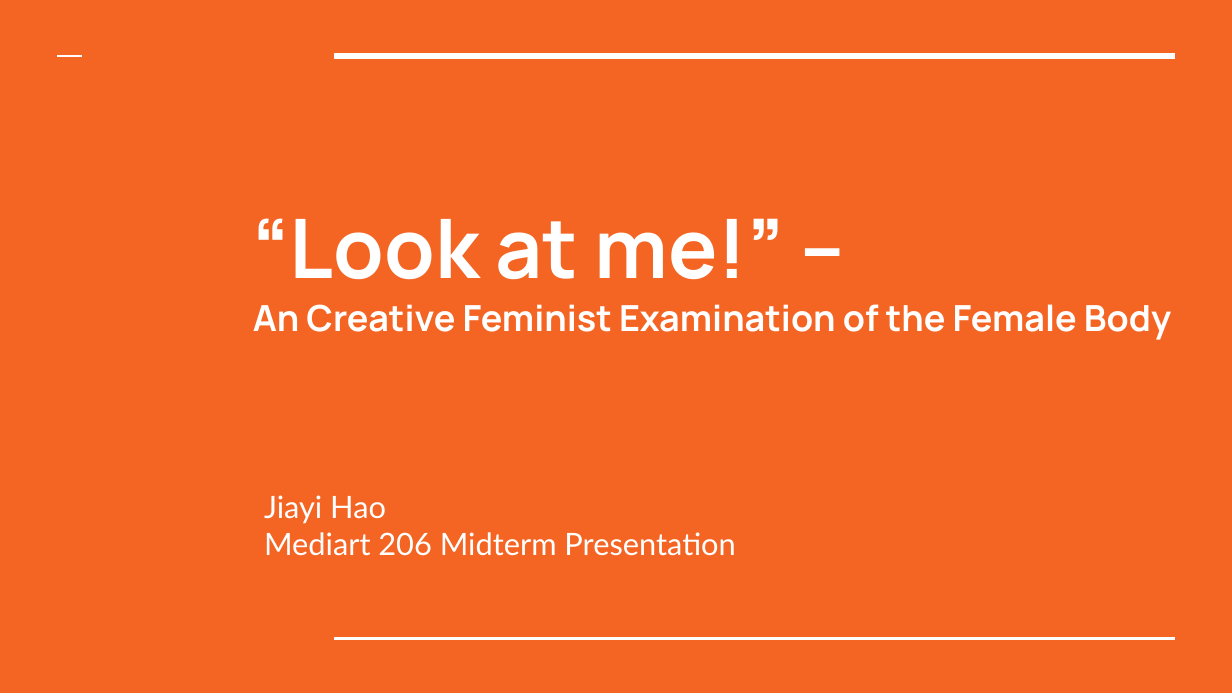
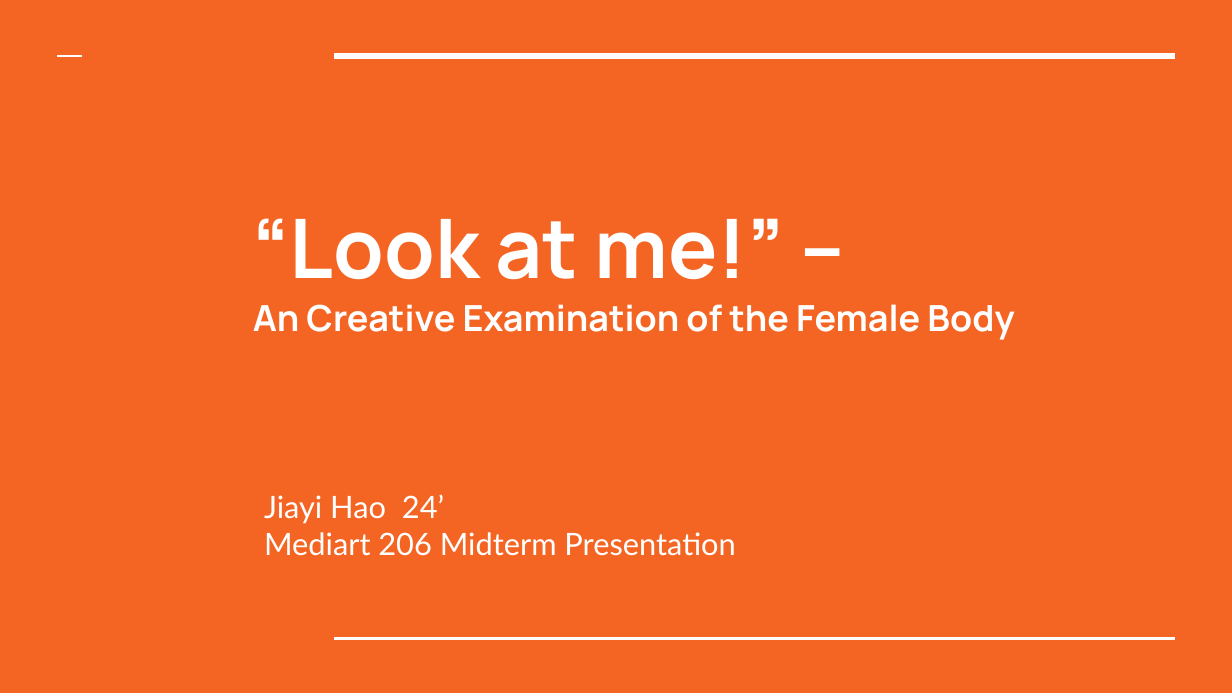
Before and after one commit to jh701/JiayiHao_Homework, a slide deck: slide 1 of JiayiHao_ActualMidterm/Jiayi Mediart 206 Presentation.pptx. Drawn at 1232x693 pixels with LibreOffice and Linux fonts; fonts in the diff are those of the drawing. Boxes give left, top, right and bottom in pixels: in the first picture for what was removed or moved away, otherwise in the second. Text is boxed around its words. In the diff, an @@ line names an element or a change of style, - is before the commit and + after.

```diff
--- a/JiayiHao_ActualMidterm/Jiayi Mediart 206 Presentation.pptx
+++ b/JiayiHao_ActualMidterm/Jiayi Mediart 206 Presentation.pptx
@@ title at [253, 304, 1014, 340]: text changed @@
-An Creative Feminist Examination of the Female Body
+An Creative Examination of the Female Body
@@ subtitle at [264, 494, 444, 524]: text changed @@
-Jiayi Hao
+Jiayi Hao 24’
```
Also in this commit, not shown: 5 other slides changed, 1 slide added, 5 other files.
